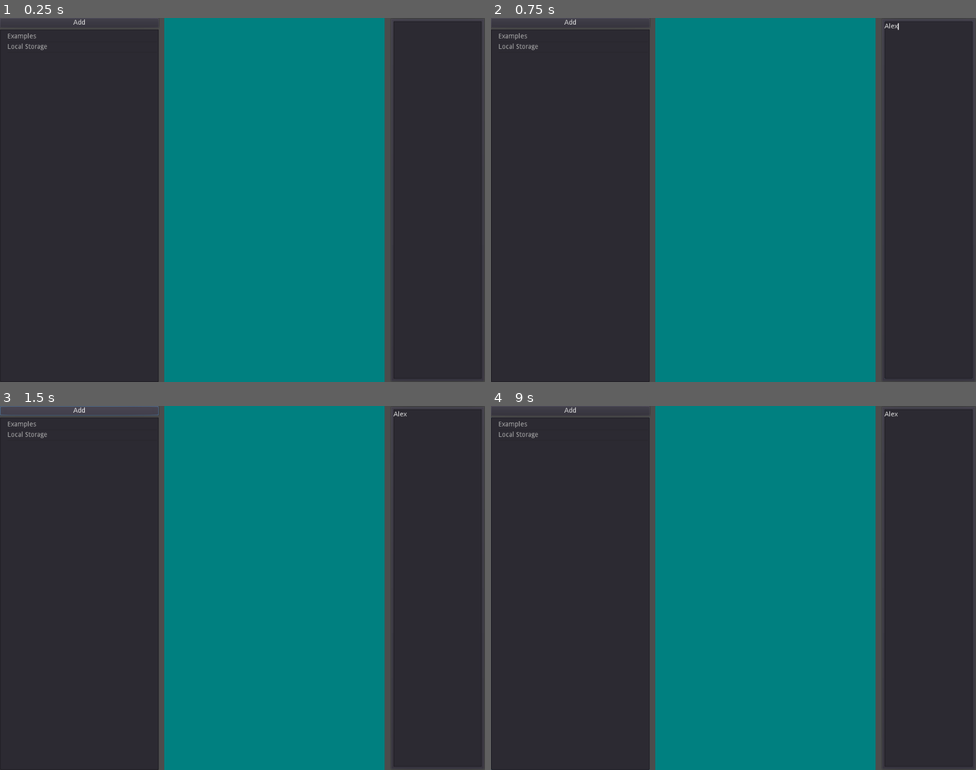
Above: before the commit, frames 1-4 (two rows, left to right).
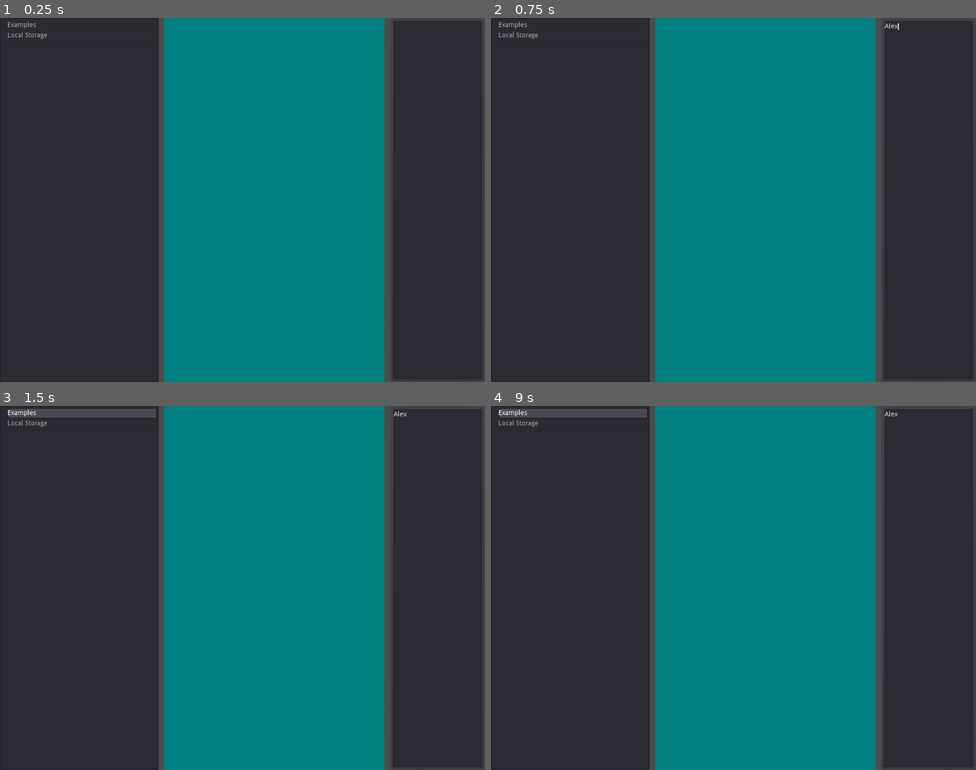
Above: after the commit, the same moments.

Repository: mnemoli/LnzLive
Game: Godot game, scene res://scenes/editor/editor.tscn
Same seed, same stepped clock (60 frames per second), same inputs: the game is played once before the commit and once after it.
Inputs (mouse positions are in pixels of both pictures, inside the frame that each line leads up to):
- Up to frame 1 (0.25 s): no input
- Up to frame 2 (0.75 s): click (927, 200) at 0.52 s; type "Alex" at 0.6 s
- Up to frame 3 (1.5 s): click (77, 409) at 1.25 s, where only the run before the commit has a clickable "Add"
- Up to frame 4 (9 s): tap Enter at 2, 3.5, 5 s; move the mouse to (767, 588) at 2.02 s; hold Ctrl 2.03-2.78 s; click (767, 588) at 2.17 s; tap Space at 2.75, 4.25, 5.75 s; move the mouse to (636, 606) at 2.77 s; hold S 2.78-3.53 s; tap Ctrl every 1.5 s from 2.85 to 8.85 s; move the mouse to (782, 507) at 3.52 s; hold Ctrl 3.53-4.28 s; move the mouse to (709, 660) at 4.27 s; click (709, 660) at 4.42 s; move the mouse to (879, 642) at 5.02 s; hold Ctrl 5.03-5.78 s; hold S 5.03-7.28 s; move the mouse to (588, 533) at 5.77 s; move the mouse to (757, 588) at 6.52 s; hold Ctrl 6.53-7.28 s; click (757, 588) at 6.67 s; move the mouse to (660, 497) at 7.27 s; move the mouse to (840, 569) at 8.02 s; hold Ctrl 8.03-8.78 s; move the mouse to (636, 606) at 8.77 s; click (636, 606) at 8.92 s

The runs differ from the first frame. In frame 1, 0.4% of the frame differs, in the area x 0-33%, y 0-9%; in frame 2, 0.4%; in frame 3, 0.6%, in the area x 0-33%, y 0-100%; in frame 4, 0.4%.
Error after the commit: Invalid type in function 'file_exists' in base '_File'. Cannot convert argument 1 from Nil to String. (res://data_classes/lnz_parser.gd:328)

Commit message:
Published version 0.1

Diff:
--- a/data_classes/addball_data.gd
+++ b/data_classes/addball_data.gd
@@ -5,6 +5,7 @@
 export var size = 1
 export var position = Vector3(0,0,0)
 export var color = Color.white
+export var color_index = -1
 export var outline_color = Color.black
 export var outline = -1
 export var z_add = 0.0
@@ -12,6 +13,7 @@
 export var group = -1
 export var body_area = 1
 export var ball_no = -1
+export var texture_id = -1
 
 func _init(
  base: int,
@@ -19,15 +21,18 @@
  size: int,
  position: Vector3,
  color: Color = Color.white,
+ color_index: int = -1,
  outline_color = Color.black,
  outline = -1,
  fuzz = 0,
  z_add = 0.0,
  group = -1,
- body_area = 1):
+ body_area = 1,
+ texture_id = -1):
 	self.size = size
 	self.position = position
 	self.color = color
+	self.color_index = color_index
 	self.outline_color = outline_color
 	self.outline = outline
 	self.base = base
@@ -36,3 +41,4 @@
 	self.group = group
 	self.body_area = body_area
 	self.ball_no = ball_no
+	self.texture_id = texture_id
--- a/data_classes/lnz_parser.gd
+++ b/data_classes/lnz_parser.gd
@@ -479,7 +479,7 @@
 		var color = color_chart.get(line.color)
 		var outline_color = color_chart.get(line.outline_color)
 		var pos = Vector3(line.x, line.y, line.z)
-		var ball = AddBallData.new(line.base, max_ball_num, line.size, pos, color, outline_color, line.outline, line.fuzz, 0, line.group, line.body_area)
+		var ball = AddBallData.new(line.base, max_ball_num, line.size, pos, color, line.color, outline_color, line.outline, line.fuzz, 0, line.group, line.body_area, line.texture)
 		addballs[max_ball_num] = ball
 		max_ball_num += 1
 
--- a/scenes/dog_generator.gd
+++ b/scenes/dog_generator.gd
@@ -469,6 +469,16 @@
 		ab_parent.add_child(visual_ball)
 		visual_ball.set_owner(root)
 		ball_map[ball.ball_no] = visual_ball
+		if ball.texture_id > -1:
+			var tex_info = texture_list[ball.texture_id]
+			var texture_filename = tex_info.filename
+			var transparent_color = tex_info.transparent_color
+			var texture = load("res://resources/textures/"+texture_filename)
+			visual_ball.texture = texture
+			visual_ball.transparent_color = transparent_color
+		else:
+			visual_ball.transparent_color = ball.color
+		visual_ball.color_index = ball.color_index
 		visual_ball.visible = true
 		if !draw_addballs:
 			visual_ball.visible = false
@@ -552,6 +562,8 @@
 			visual_line.l_color = start.color
 		else:
 			visual_line.l_color = line.l_color
+		visual_line.ball_world_pos1 = start_pos
+		visual_line.ball_world_pos2 = target_pos
 		visual_line.fuzz_amount = line.fuzz
 		var final_line_width = Vector2(start.ball_size * 2 + 1, end.ball_size * 2 + 1)
 		final_line_width = final_line_width * (Vector2(line.s_thick, line.e_thick) / 100)
--- a/scenes/editor/FileTree.gd
+++ b/scenes/editor/FileTree.gd
@@ -59,3 +59,17 @@
 				new_item.select(0)
 		filename = dir2.get_next()
 	dir2.list_dir_end()
+
+
+func _on_Tree_item_rmb_selected(position):
+	var item = get_selected() as TreeItem
+	$ItemPopupMenu.rect_global_position = position
+	$ItemPopupMenu.show()
+
+func _on_ItemPopupMenu_id_pressed(id):
+	if id == 0: # delete file
+		var item = get_selected() as TreeItem
+		var filepath = item.get_metadata(0)
+		var dir = Directory.new()
+		dir.remove(filepath)
+		rescan(null)
--- a/scenes/editor/editor.tscn
+++ b/scenes/editor/editor.tscn
@@ -61,22 +61,22 @@
 size_flags_horizontal = 3
 size_flags_vertical = 3
 
-[node name="Button" type="Button" parent="SceneRoot/HSplitContainer/VBoxContainer"]
-margin_right = 335.0
-margin_bottom = 20.0
-text = "Add"
-
 [node name="Tree" type="Tree" parent="SceneRoot/HSplitContainer/VBoxContainer"]
-margin_top = 24.0
 margin_right = 335.0
 margin_bottom = 768.0
 size_flags_horizontal = 3
 size_flags_vertical = 3
+allow_rmb_select = true
 hide_root = true
 script = ExtResource( 2 )
 __meta__ = {
 "_edit_use_anchors_": false
 }
+
+[node name="ItemPopupMenu" type="PopupMenu" parent="SceneRoot/HSplitContainer/VBoxContainer/Tree"]
+margin_right = 20.0
+margin_bottom = 20.0
+items = [ "Delete", null, 0, false, false, 0, 0, null, "", false ]
 
 [node name="HSplitContainer" type="HSplitContainer" parent="SceneRoot/HSplitContainer"]
 margin_left = 347.0
@@ -123,10 +123,12 @@
 "_edit_use_anchors_": false
 }
 
+[connection signal="example_file_selected" from="SceneRoot/HSplitContainer/VBoxContainer/Tree" to="PetRoot/Node" method="generate_pet"]
 [connection signal="example_file_selected" from="SceneRoot/HSplitContainer/VBoxContainer/Tree" to="SceneRoot/HSplitContainer/HSplitContainer/TextPanelContainer/LnzTextEdit" method="_on_example_file_selected"]
-[connection signal="example_file_selected" from="SceneRoot/HSplitContainer/VBoxContainer/Tree" to="PetRoot/Node" method="generate_pet"]
 [connection signal="item_activated" from="SceneRoot/HSplitContainer/VBoxContainer/Tree" to="SceneRoot/HSplitContainer/VBoxContainer/Tree" method="_on_Tree_item_activated"]
+[connection signal="item_rmb_selected" from="SceneRoot/HSplitContainer/VBoxContainer/Tree" to="SceneRoot/HSplitContainer/VBoxContainer/Tree" method="_on_Tree_item_rmb_selected"]
+[connection signal="user_file_selected" from="SceneRoot/HSplitContainer/VBoxContainer/Tree" to="PetRoot/Node" method="generate_pet"]
 [connection signal="user_file_selected" from="SceneRoot/HSplitContainer/VBoxContainer/Tree" to="SceneRoot/HSplitContainer/HSplitContainer/TextPanelContainer/LnzTextEdit" method="_on_user_file_selected"]
-[connection signal="user_file_selected" from="SceneRoot/HSplitContainer/VBoxContainer/Tree" to="PetRoot/Node" method="generate_pet"]
+[connection signal="id_pressed" from="SceneRoot/HSplitContainer/VBoxContainer/Tree/ItemPopupMenu" to="SceneRoot/HSplitContainer/VBoxContainer/Tree" method="_on_ItemPopupMenu_id_pressed"]
+[connection signal="file_saved" from="SceneRoot/HSplitContainer/HSplitContainer/TextPanelContainer/LnzTextEdit" to="PetRoot/Node" method="generate_pet"]
 [connection signal="file_saved" from="SceneRoot/HSplitContainer/HSplitContainer/TextPanelContainer/LnzTextEdit" to="SceneRoot/HSplitContainer/VBoxContainer/Tree" method="rescan"]
-[connection signal="file_saved" from="SceneRoot/HSplitContainer/HSplitContainer/TextPanelContainer/LnzTextEdit" to="PetRoot/Node" method="generate_pet"]
--- a/scripts/Line.gd
+++ b/scripts/Line.gd
@@ -6,6 +6,8 @@
 export var color = Color.white setget set_color
 export var r_color = Color.black setget set_r_color
 export var l_color = Color.black setget set_l_color
+export var ball_world_pos1 = Vector3.ZERO setget set_ball_world_pos1
+export var ball_world_pos2 = Vector3.ZERO setget set_ball_world_pos2
 
 func set_line_width(new_value):
 	line_widths = new_value;
@@ -27,3 +29,11 @@
 func set_l_color(new_value):
 	l_color = new_value
 	$MeshInstance.material_override.set_shader_param("l_color", new_value);
+
+func set_ball_world_pos1(new_value):
+	ball_world_pos1 = new_value
+	$MeshInstance.material_override.set_shader_param("ball_world_pos1", new_value);
+
+func set_ball_world_pos2(new_value):
+	ball_world_pos2 = new_value
+	$MeshInstance.material_override.set_shader_param("ball_world_pos2", new_value);
--- a/shaders/line.tres
+++ b/shaders/line.tres
@@ -14,6 +14,8 @@
 varying flat vec2 center_of_line;
 varying float right_boundary;
 varying float left_boundary;
+uniform vec3 ball_world_pos1 = vec3(0.0);
+uniform vec3 ball_world_pos2 = vec3(0.0);
 
 float random (float x) {
     return fract(sin(dot(vec2(x),
@@ -121,7 +123,14 @@
 	// Pad the offset for later
 	offset *= 2.0;
 
-	VERTEX = vec3(vert_in_ndc_space, vert_in_clip_space.z + 0.0001) + offset;
+	float z_pos = vert_in_clip_space.z + 0.001;
+	// Find the minimum z for this line
+	if (!(ball_world_pos1 == vec3(0.0) && ball_world_pos2 == vec3(0.0))) {
+		vec4 ball_screen_pos1 = PROJECTION_MATRIX * INV_CAMERA_MATRIX * vec4(ball_world_pos1, 1.0);
+		vec4 ball_screen_pos2 = PROJECTION_MATRIX * INV_CAMERA_MATRIX * vec4(ball_world_pos2, 1.0);
+		z_pos = max(ball_screen_pos1.z + 0.0001, ball_screen_pos2.z + 0.0001);
+	}
+	VERTEX = vec3(vert_in_ndc_space, z_pos) + offset;
 
 	// Calculate center fragcoord. Do in vertex shader to avoid calculating per frag.
 	vec4 center_view = projection * vec4(vec3(0.0), 1.0);
@@ -159,3 +168,5 @@
 shader_param/color = Color( 0, 0, 0, 1 )
 shader_param/r_color = Color( 0, 0, 0, 1 )
 shader_param/l_color = Color( 0, 0, 0, 1 )
+shader_param/ball_world_pos1 = Vector3( 0, 0, 0 )
+shader_param/ball_world_pos2 = Vector3( 0, 0, 0 )
Not shown: 2 places in scenes/editor/editor.tscn that only renumber resources
Not shown, added: export_backup/index.zip
Not shown, removed: resources/dali.lnz
Not shown, removed: resources/dogz_base.lnz
Not shown, removed: resources/jack.lnz
Not shown, removed: resources/test.dog
Not shown, removed: resources/test.lnz
Not shown, changed: resources/vanilla.lnz
